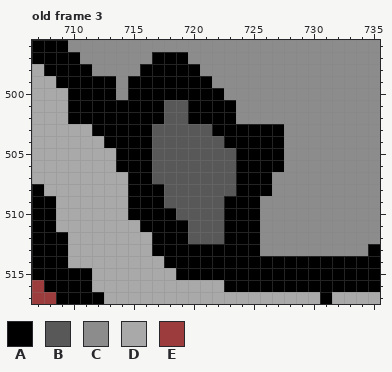
Pixel-art file -- dev/assets/gfx/raw/layers/bedRoom.aseprite. The first picture shows the starting point.
764x590 pixels, 3 frames. Colours within 5 levels of each other are drawn and written as one. Shown: old frame 3: x 707..735, y 496..517. The commit also changed other frames or places, which this record leaves out.
Visible layers, top first: "lights" hard light, "animStereo", "objects", "Background".
Palette (. is transparent): A #000000  B #585858  C #8c8c8c  D #a9a9a9  E #9c3c3c
Pixels before, old frame 3, first column x 707:
496 AAACCCCCCCCCCCCCCCCCCCCCCCCCC
497 AAAACCCCCCAAACCCCCCCCCCCCCCCC
498 DAAAACCCCAAAAACCCCCCCCCCCCCCC
499 DDAAAAACAAAAAAACCCCCCCCCCCCCC
500 DDDAAAACAAAAAAAACCCCCCCCCCCCC
501 DDDAAAAAAAABBAAAACCCCCCCCCCCC
502 DDDAAAAAAAABBAAAACCCCCCCCCCCC
503 DDDDDAAAAABBBBBAAAAAACCCCCCCC
504 DDDDDDAAAABBBBBBAAAAACCCCCCCC
505 DDDDDDDAAABBBBBBBAAAACCCCCCCC
506 DDDDDDDAAABBBBBBBAAAACCCCCCCC
507 DDDDDDDDAABBBBBBBAAACCCCCCCCC
508 ADDDDDDDAAABBBBBBAAACCCCCCCCC
509 AADDDDDDAAABBBBBAAACCCCCCCCCC
510 AADDDDDDAAAABBBBAAACCCCCCCCCC
511 AADDDDDDDAAAABBBAAACCCCCCCCCC
512 AAADDDDDDDAAABBBAAACCCCCCCCCC
513 AAADDDDDDDAAAAAAAAACCCCCCCCCA
514 AAADDDDDDDDAAAAAAAAAAAAAAAAAA
515 AAAAADDDDDDDAAAAAAAAAAAAAAAAA
516 EAAAADDDDDDDDDDDAAAAAAAAAAAAA
517 EEAAAADDDDDDDDDDDDDDDDDDADDDD
Now the later version:
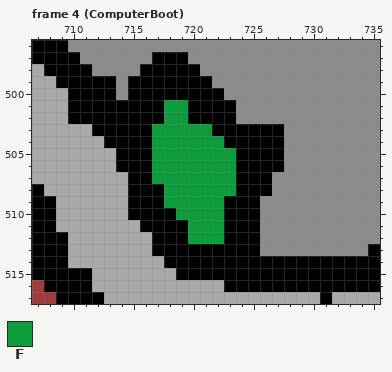
Colours new in this view: F #0c9c3c
A new or re-ordered frame is compared with the old frame closest to it.
The author wrote: finished computer use
Changes in this commit:
frames 3 -> 10
layer "animComputer" added
Changed rows in their new state; - is an unchanged pixel.
Frame 4 (ComputerBoot) is new; against old frame 3, layer "animComputer":
first column x 717:
501 -FF----
502 -FF----
503 FFFFF--
504 FFFFFF-
505 FFFFFFF
506 FFFFFFF
507 FFFFFFF
508 -FFFFFF
509 -FFFFF-
510 --FFFF-
511 ---FFF-
512 ---FFF-
